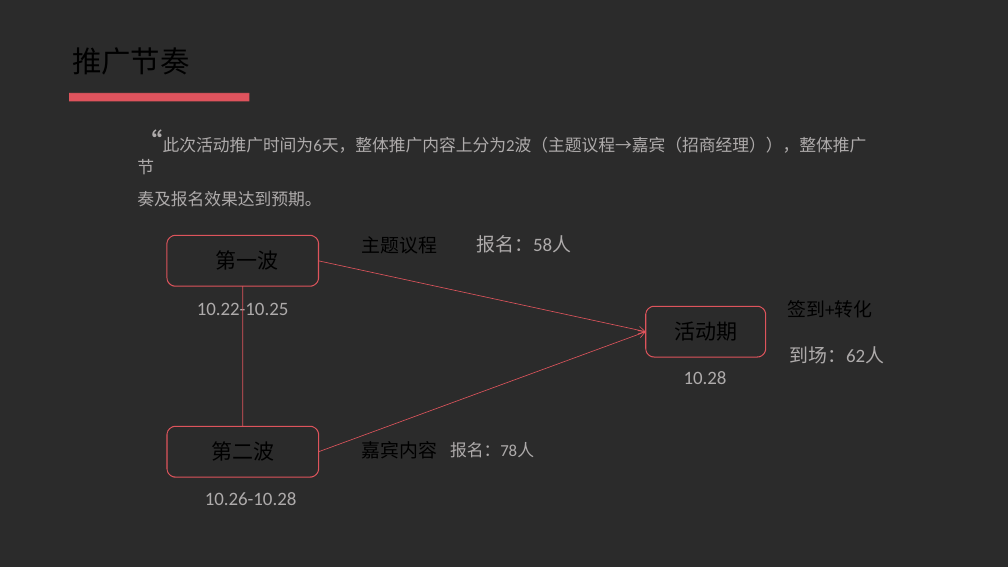
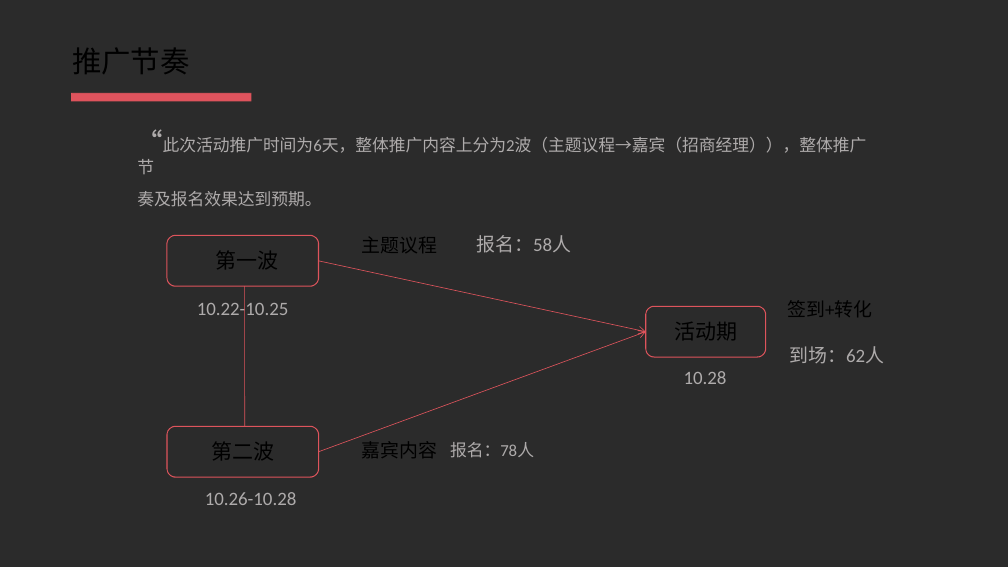
Before and after one commit to LakenLi/Python001-class01, a slide deck: slide 6 of week10/caicai_demo.pptx. Drawn at 1008x567 pixels with LibreOffice and Linux fonts; fonts in the diff are those of the drawing; background and template pictures are left out; a plain dark background stands for a picture behind light text. Boxes give left, top, right and bottom in pixels: in the first picture for what was removed or moved away, otherwise in the second. Text is boxed around its words. In the diff, an @@ line names an element or a change of style, - is before the commit and + after.

```diff
--- a/week10/caicai_demo.pptx
+++ b/week10/caicai_demo.pptx
@@ outline redrawn in 3 elements at (x1=244, y1=287, x2=245, y2=426), (x1=71, y1=93, x2=251, y2=101), (x1=72, y1=93, x2=251, y2=101) @@
```
Also in this commit, not shown: 4 other slides changed, 1 other file.
